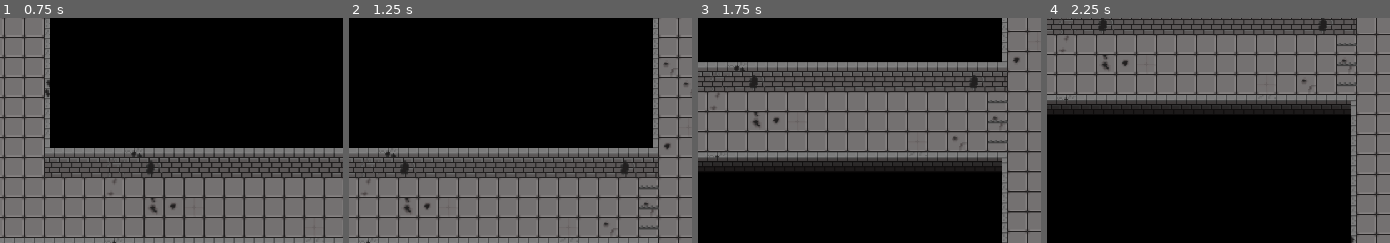
Above: before the commit, frames 1-4 (left to right).
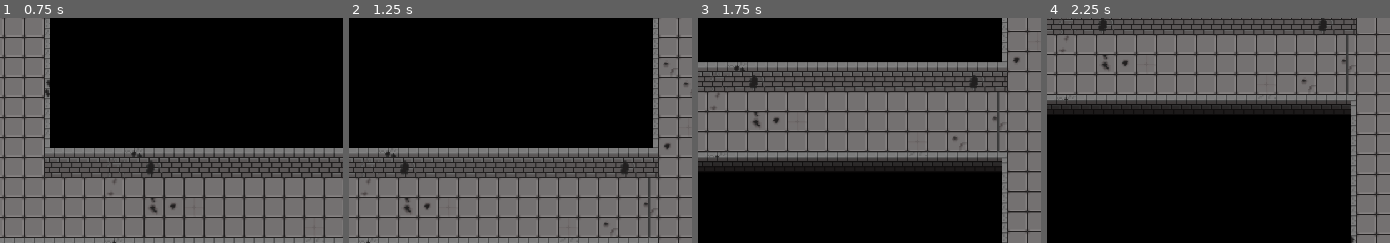
Above: after the commit, the same moments.

Repository: WilliCochrane/Game_Jam_1_2024
Game: Godot game, scene res://node_2d.tscn
The game is run twice, just before and just after one commit, with the same random seed, the same clock (stepped at 60 frames per second) and the same inputs.
Inputs (mouse positions are % of the whole screen's width and height, from its top left):
- Up to frame 1 (0.75 s): tap Enter at 0.5 s; move the mouse to (67, 45) at 0.52 s; hold Right (ui_right) from 0.53 s (still down)
- Up to frame 2 (1.25 s): keep holding Right (ui_right)
- Up to frame 3 (1.75 s): move the mouse to (18, 55) at 1.27 s; release Right (ui_right) at 1.28 s; hold Down (ui_down) from 1.28 s (still down)
- Up to frame 4 (2.25 s): move the mouse to (53, 28) at 2.02 s; release Down (ui_down) at 2.03 s; hold Right (ui_right) from 2.03 s (still down)
The pictures show only the part of the screen within x 50-100%, y 50-100%; the shares and areas given below are measured in that part.

Frame 1 is identical in both runs. In frame 2, 0.3% of the frame differs, in the area x 84-91%, y 71-98%; in frame 3, 0.3%; in frame 4, 0.3%.

Commit message:
added side facing gates

Diff:
--- a/Gold game jam/Entities/gate/gate.tscn
+++ b/Gold game jam/Entities/gate/gate.tscn
@@ -1,6 +1,7 @@
-[gd_scene load_steps=9 format=3 uid="uid://dwgxqjmpwy4xu"]
+[gd_scene load_steps=13 format=3 uid="uid://dwgxqjmpwy4xu"]
 
 [ext_resource type="Script" path="res://Scrips/Map/Gate.gd" id="1_1d0d3"]
+[ext_resource type="Texture2D" uid="uid://c0sx6hudivqsk" path="res://Assets/TileSet/side_gate.png" id="2_0tbxj"]
 [ext_resource type="Texture2D" uid="uid://oyoxj4rt6gg7" path="res://Assets/TileSet/front_gate.png" id="2_a28cq"]
 
 [sub_resource type="RectangleShape2D" id="RectangleShape2D_e7n7e"]
@@ -201,9 +202,192 @@
 "values": [true, false]
 }
 
+[sub_resource type="Animation" id="Animation_g47wo"]
+resource_name = "side_gate_idle"
+length = 0.10001
+tracks/0/type = "value"
+tracks/0/imported = false
+tracks/0/enabled = true
+tracks/0/path = NodePath("Sprite2D:texture")
+tracks/0/interp = 1
+tracks/0/loop_wrap = true
+tracks/0/keys = {
+"times": PackedFloat32Array(0),
+"transitions": PackedFloat32Array(1),
+"update": 1,
+"values": [ExtResource("2_0tbxj")]
+}
+tracks/1/type = "value"
+tracks/1/imported = false
+tracks/1/enabled = true
+tracks/1/path = NodePath("Sprite2D:hframes")
+tracks/1/interp = 1
+tracks/1/loop_wrap = true
+tracks/1/keys = {
+"times": PackedFloat32Array(0),
+"transitions": PackedFloat32Array(1),
+"update": 1,
+"values": [5]
+}
+tracks/2/type = "value"
+tracks/2/imported = false
+tracks/2/enabled = true
+tracks/2/path = NodePath("Sprite2D:frame")
+tracks/2/interp = 1
+tracks/2/loop_wrap = true
+tracks/2/keys = {
+"times": PackedFloat32Array(0),
+"transitions": PackedFloat32Array(1),
+"update": 1,
+"values": [0]
+}
+tracks/3/type = "value"
+tracks/3/imported = false
+tracks/3/enabled = true
+tracks/3/path = NodePath("CollisionShape2D:disabled")
+tracks/3/interp = 1
+tracks/3/loop_wrap = true
+tracks/3/keys = {
+"times": PackedFloat32Array(0),
+"transitions": PackedFloat32Array(1),
+"update": 1,
+"values": [true]
+}
+tracks/4/type = "value"
+tracks/4/imported = false
+tracks/4/enabled = true
+tracks/4/path = NodePath(".:z_index")
+tracks/4/interp = 1
+tracks/4/loop_wrap = true
+tracks/4/keys = {
+"times": PackedFloat32Array(0),
+"transitions": PackedFloat32Array(1),
+"update": 1,
+"values": [0]
+}
+
+[sub_resource type="Animation" id="Animation_24ayb"]
+resource_name = "side_gate_open"
+length = 0.50001
+tracks/0/type = "value"
+tracks/0/imported = false
+tracks/0/enabled = true
+tracks/0/path = NodePath("Sprite2D:texture")
+tracks/0/interp = 1
+tracks/0/loop_wrap = true
+tracks/0/keys = {
+"times": PackedFloat32Array(0),
+"transitions": PackedFloat32Array(1),
+"update": 1,
+"values": [ExtResource("2_0tbxj")]
+}
+tracks/1/type = "value"
+tracks/1/imported = false
+tracks/1/enabled = true
+tracks/1/path = NodePath("Sprite2D:hframes")
+tracks/1/interp = 1
+tracks/1/loop_wrap = true
+tracks/1/keys = {
+"times": PackedFloat32Array(0),
+"transitions": PackedFloat32Array(1),
+"update": 1,
+"values": [5]
+}
+tracks/2/type = "value"
+tracks/2/imported = false
+tracks/2/enabled = true
+tracks/2/path = NodePath("Sprite2D:frame")
+tracks/2/interp = 1
+tracks/2/loop_wrap = true
+tracks/2/keys = {
+"times": PackedFloat32Array(0, 0.1, 0.2, 0.3, 0.4),
+"transitions": PackedFloat32Array(1, 1, 1, 1, 1),
+"update": 1,
+"values": [0, 1, 2, 3, 4]
+}
+tracks/3/type = "value"
+tracks/3/imported = false
+tracks/3/enabled = true
+tracks/3/path = NodePath("CollisionShape2D:disabled")
+tracks/3/interp = 1
+tracks/3/loop_wrap = true
+tracks/3/keys = {
+"times": PackedFloat32Array(0, 0.1),
+"transitions": PackedFloat32Array(1, 1),
+"update": 1,
+"values": [true, false]
+}
+
+[sub_resource type="Animation" id="Animation_mcux4"]
+resource_name = "side_gate_close"
+length = 0.50001
+tracks/0/type = "value"
+tracks/0/imported = false
+tracks/0/enabled = true
+tracks/0/path = NodePath("Sprite2D:texture")
+tracks/0/interp = 1
+tracks/0/loop_wrap = true
+tracks/0/keys = {
+"times": PackedFloat32Array(0),
+"transitions": PackedFloat32Array(1),
+"update": 1,
+"values": [ExtResource("2_0tbxj")]
+}
+tracks/1/type = "value"
+tracks/1/imported = false
+tracks/1/enabled = true
+tracks/1/path = NodePath("Sprite2D:hframes")
+tracks/1/interp = 1
+tracks/1/loop_wrap = true
+tracks/1/keys = {
+"times": PackedFloat32Array(0),
+"transitions": PackedFloat32Array(1),
+"update": 1,
+"values": [5]
+}
+tracks/2/type = "value"
+tracks/2/imported = false
+tracks/2/enabled = true
+tracks/2/path = NodePath("Sprite2D:frame")
+tracks/2/interp = 1
+tracks/2/loop_wrap = true
+tracks/2/keys = {
+"times": PackedFloat32Array(0, 0.1, 0.2, 0.3, 0.4),
+"transitions": PackedFloat32Array(1, 1, 1, 1, 1),
+"update": 1,
+"values": [4, 3, 2, 1, 0]
+}
+tracks/3/type = "value"
+tracks/3/imported = false
+tracks/3/enabled = true
+tracks/3/path = NodePath("CollisionShape2D:disabled")
+tracks/3/interp = 1
+tracks/3/loop_wrap = true
+tracks/3/keys = {
+"times": PackedFloat32Array(0, 0.3),
+"transitions": PackedFloat32Array(1, 1),
+"update": 1,
+"values": [false, true]
+}
+tracks/4/type = "value"
+tracks/4/imported = false
+tracks/4/enabled = true
+tracks/4/path = NodePath(".:z_index")
+tracks/4/interp = 1
+tracks/4/loop_wrap = true
+tracks/4/keys = {
+"times": PackedFloat32Array(0.3),
+"transitions": PackedFloat32Array(1),
+"update": 1,
+"values": [0]
+}
+
 [sub_resource type="AnimationLibrary" id="AnimationLibrary_jgu5k"]
 _data = {
 "RESET": SubResource("Animation_8jp3g"),
+"side_gate_close": SubResource("Animation_mcux4"),
+"side_gate_idle": SubResource("Animation_g47wo"),
+"side_gate_open": SubResource("Animation_24ayb"),
 "x_facing_close": SubResource("Animation_cl5np"),
 "x_facing_idle": SubResource("Animation_auata"),
 "x_facing_open": SubResource("Animation_wflnj")
@@ -217,11 +401,12 @@
 [node name="CollisionShape2D" type="CollisionShape2D" parent="."]
 position = Vector2(8, -7.5)
 shape = SubResource("RectangleShape2D_e7n7e")
+disabled = true
 debug_color = Color(0, 0.6, 0.701961, 0.419608)
 
 [node name="Sprite2D" type="Sprite2D" parent="."]
 position = Vector2(8, -16)
-texture = ExtResource("2_a28cq")
+texture = ExtResource("2_0tbxj")
 hframes = 5
 
 [node name="AnimationPlayer" type="AnimationPlayer" parent="."]
--- a/Gold game jam/Scrips/Map/Gate.gd
+++ b/Gold game jam/Scrips/Map/Gate.gd
@@ -6,23 +6,33 @@
 var open_animation_finished : bool = false
 var parent_room : Rect2
 var first_update : bool = true
-
-func _ready():
-	anim_player.play("x_facing_idle")
+var side_facing = false
 
 func _process(_delta):
 	if first_update == true:
 		find_parent_room()
 		position_parameters()
+
+		if side_facing == true:
+			anim_player.play("side_gate_idle")
+		else:
+			anim_player.play("x_facing_idle")
+
 		first_update = false
 
 	if get_parent().gates_up == true && open_animation_finished == false:
-		anim_player.play("x_facing_open")
+		if side_facing == true:
+			anim_player.play("side_gate_open")
+		else:
+			anim_player.play("x_facing_open")
 		open_animation_finished = true
 		adjust_z_axis()
 
 	elif get_parent().gates_up == false && open_animation_finished == true:
-		anim_player.play("x_facing_close")
+		if side_facing == true:
+			anim_player.play("side_gate_close")
+		else:
+			anim_player.play("x_facing_close")
 		open_animation_finished = false
 
 func find_parent_room():
@@ -48,3 +58,4 @@
 func position_parameters():
 	if position.x == parent_room.position.x*16 or position.x == parent_room.position.x*16 + parent_room.size.x*16-16:
 		collision_shape.rotation_degrees = 90
+		side_facing = true
Binary file changed: Gold game jam/Assets/TileSet/front_gate.png
Binary file added: Gold game jam/Assets/TileSet/side_gate.png
Not shown, added: Gold game jam/Assets/TileSet/side_gate.png.import
